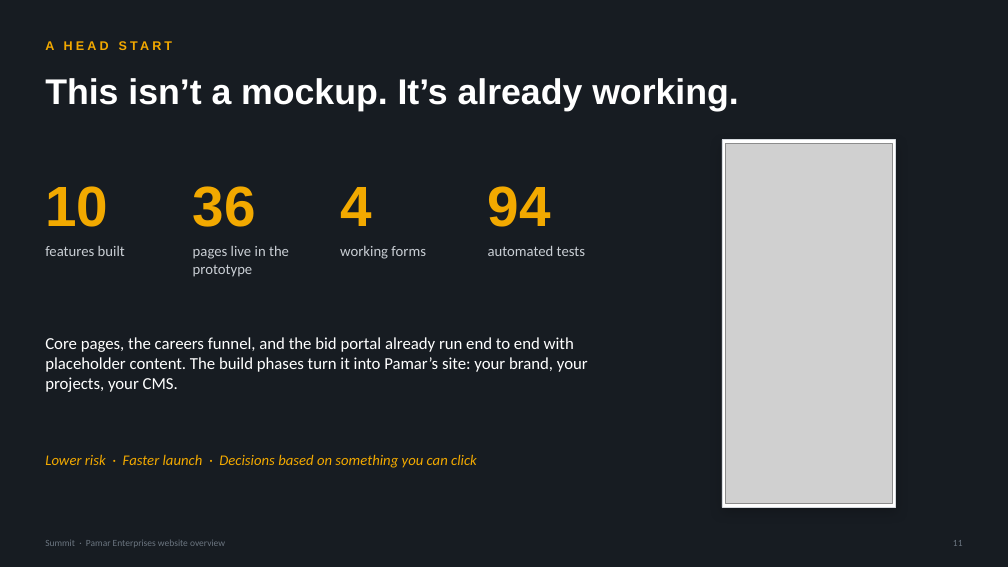
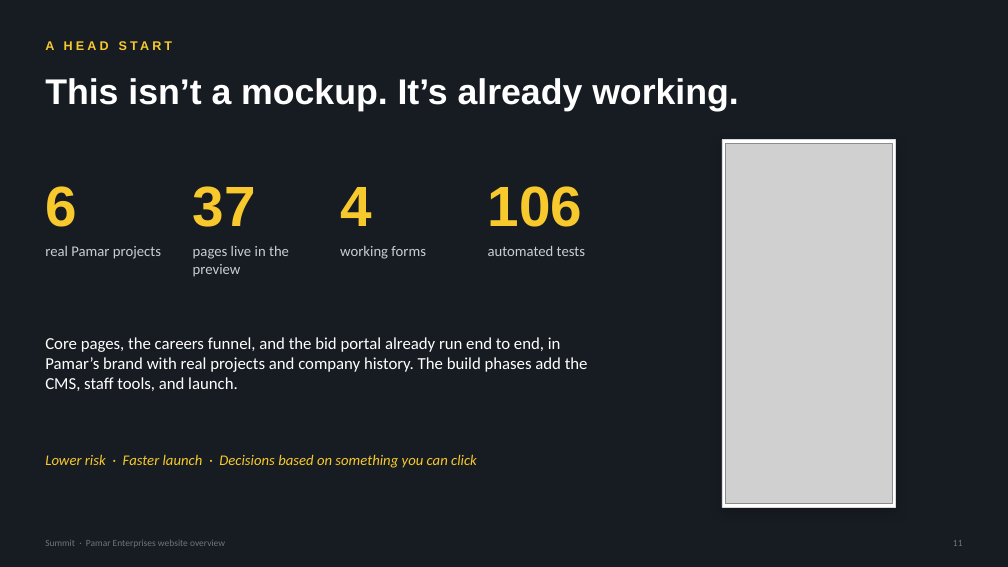
Before and after one commit to ryankolean/pamar, a slide deck: slide 11 of docs/proposal/Pamar_Website_Discovery_Deck.pptx. Drawn at 1008x567 pixels with LibreOffice and Linux fonts; fonts in the diff are those of the drawing; grey boxes stand for pictures. Boxes give left, top, right and bottom in pixels: in the first picture for what was removed or moved away, otherwise in the second. Text is boxed around its words. In the diff, an @@ line names an element or a change of style, - is before the commit and + after.

```diff
--- a/docs/proposal/Pamar_Website_Discovery_Deck.pptx
+++ b/docs/proposal/Pamar_Website_Discovery_Deck.pptx
@@ text at (45,186,77,227): text changed; text colour #F2A900 to #F7C92D @@
-10
+6
@@ text at (193,186,256,227): text changed; text colour #F2A900 to #F7C92D @@
-36
+37
@@ text at (488,186,583,227): text changed; text colour #F2A900 to #F7C92D @@
-94
+106
@@ text at (45,246,161,259): text changed @@
-features built
+real Pamar projects
@@ text at (193,246,289,277): text changed @@
-pages live in the prototype
+pages live in the preview
@@ text at (45,337,588,391): text changed @@
-Core pages, the careers funnel, and the bid portal already run end to end with placeholder content. The build phases turn it into Pamar’s site: your brand, your projects, your CMS.
+Core pages, the careers funnel, and the bid portal already run end to end, in Pamar’s brand with real projects and company history. The build phases add the CMS, staff tools, and launch.
@@ text colour #F2A900 to #F7C92D in 3 elements at (45,41,54,50), (340,187,372,226), (45,454,477,468) @@
```
Also in this commit, not shown: 13 other slides changed, 1 other file.
